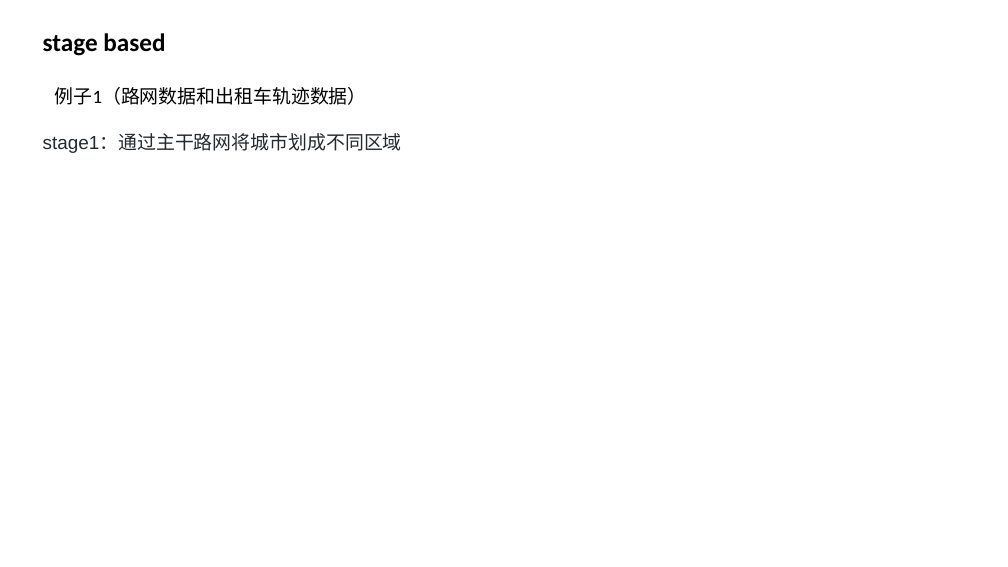
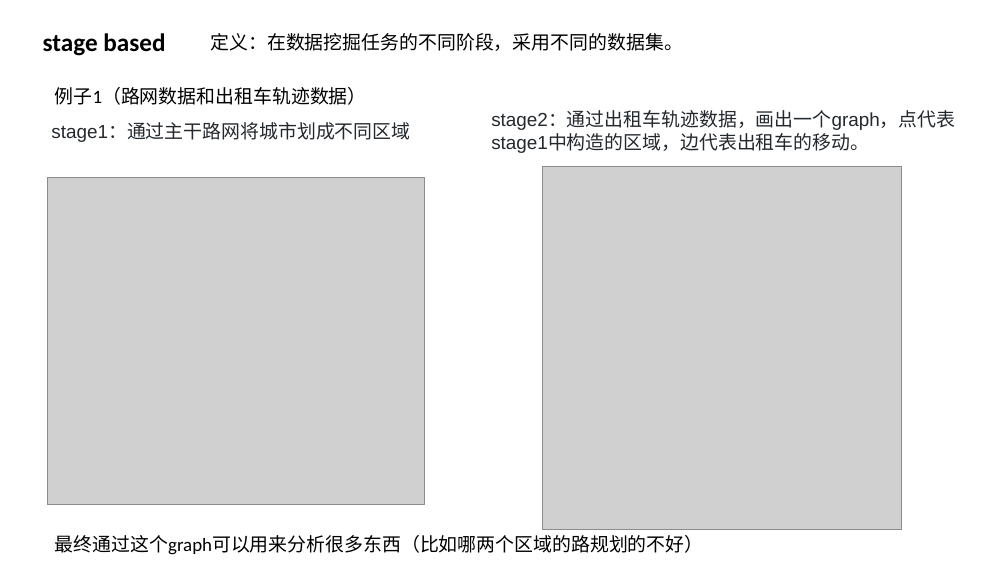
Before and after one commit to zhengsai168/zhengsai-awesome, a slide deck: slide 3 of paper-note/Urban-Computing/多源数据融合-综述.pptx. Drawn at 1008x567 pixels with LibreOffice and Linux fonts; fonts in the diff are those of the drawing; grey boxes stand for pictures. Boxes give left, top, right and bottom in pixels: in the first picture for what was removed or moved away, otherwise in the second. Text is boxed around its words. In the diff, an @@ line names an element or a change of style, - is before the commit and + after.

```diff
--- a/paper-note/Urban-Computing/多源数据融合-综述.pptx
+++ b/paper-note/Urban-Computing/多源数据融合-综述.pptx
@@ text added at (210, 33, 682, 51), 18 pt, text #000000 @@
+定义：在数据挖掘任务的不同阶段，采用不同的数据集。
@@ text "stage1：通过主干路网将城市划成不同区域": place and size @@
-text "stage1：通过主干路网将城市划成不同区域" at (43, 135, 402, 153)
+text "stage1：通过主干路网将城市划成不同区域" at (51, 123, 410, 142)
@@ text added at (491, 112, 955, 153), 18 pt, text #24292E @@
+stage2：通过出租车轨迹数据，画出一个graph，点代表stage1中构造的区域，边代表出租车的移动。
@@ picture added at (48, 178, 424, 504) @@
@@ picture added at (542, 166, 901, 529) @@
@@ text added at (55, 535, 704, 555), 18 pt, text #000000 @@
+最终通过这个graph可以用来分析很多东西（比如哪两个区域的路规划的不好）
```
Also in this commit, not shown: 11 slides added, 11 slides removed, 1 other file.
